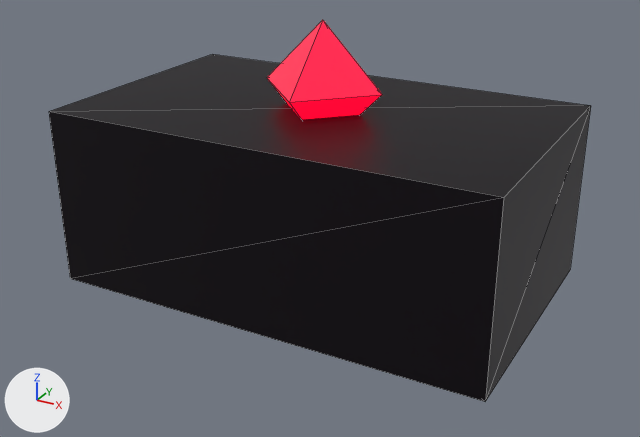
A saved change to the glTF model public/assets/models/environment/castle/demon_altar.glb.
Rendered twice from a camera (50 mm lens) standing at (1.77, -3.24, 1.9) and looking at (0.04, -0.1, 0.33). Every picture has the same lights, and +X, +Y and +Z are marked at lower left. The first picture is the older version. Mesh edges are drawn as thin lines. Where no turn or scale is listed for an object, it has been applied to the vertices. Vertices at exactly the same position are counted once.
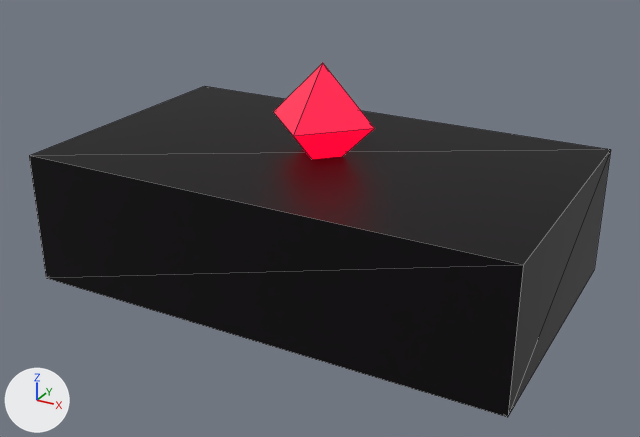
Pixel boxes [x1, y1, x2, y2] of what changed, in the pictures (640 x 437 px):
'Mesh_0', rescaled (7% wider)
    before: [49, 54, 591, 402]
    after: [29, 86, 611, 417]
'Mesh_1', moved, rescaled
    before: [267, 20, 382, 119]
    after: [273, 63, 375, 159]

The change, as a diff of the scene's bpy script:
```diff
--- a/public/assets/models/environment/castle/demon_altar.glb.py
+++ b/public/assets/models/environment/castle/demon_altar.glb.py
@@ me_mesh_0 @@
 # used by ob_mesh_0; location = (0.0, 0.0, 0.4)
-me_mesh_0.from_pydata(...)  # 8 vertices, 12 faces; spans x -1.0..1.0, y -0.6..0.6, z -0.4..0.4
+me_mesh_0.from_pydata(...)  # 8 vertices, 12 faces; spans x -1.1..1.1, y -0.65..0.65, z -0.3..0.3
+# me_mesh_0 part 1: the whole mesh is scaled about its middle by (1.1, 1.08, 0.75)
 me_mesh_0.materials.append(mat_material_0)
@@ me_mesh_1 @@
 # used by ob_mesh_1; location = (0.0, 0.0, 0.9)
-me_mesh_1.from_pydata(...)  # 6 vertices, 8 faces; spans x -0.28..0.28, y -0.28..0.28, z -0.28..0.28
+me_mesh_1.from_pydata(...)  # 6 vertices, 8 faces; spans x -0.25..0.25, y -0.25..0.25, z -0.25..0.25
+# me_mesh_1 part 2: the whole mesh is scaled about its middle by 0.893
 me_mesh_1.materials.append(mat_material_1)
@@ ob_mesh_0 @@
 ob_mesh_0 = bpy.data.objects.new('Mesh_0', me_mesh_0)
-ob_mesh_0.location = (0.0, 0.0, 0.4)
+ob_mesh_0.location = (0.0, 0.0, 0.3)
@@ ob_mesh_1 @@
 ob_mesh_1 = bpy.data.objects.new('Mesh_1', me_mesh_1)
-ob_mesh_1.location = (0.0, 0.0, 0.9)
+ob_mesh_1.location = (0.0, 0.0, 0.75)
```
